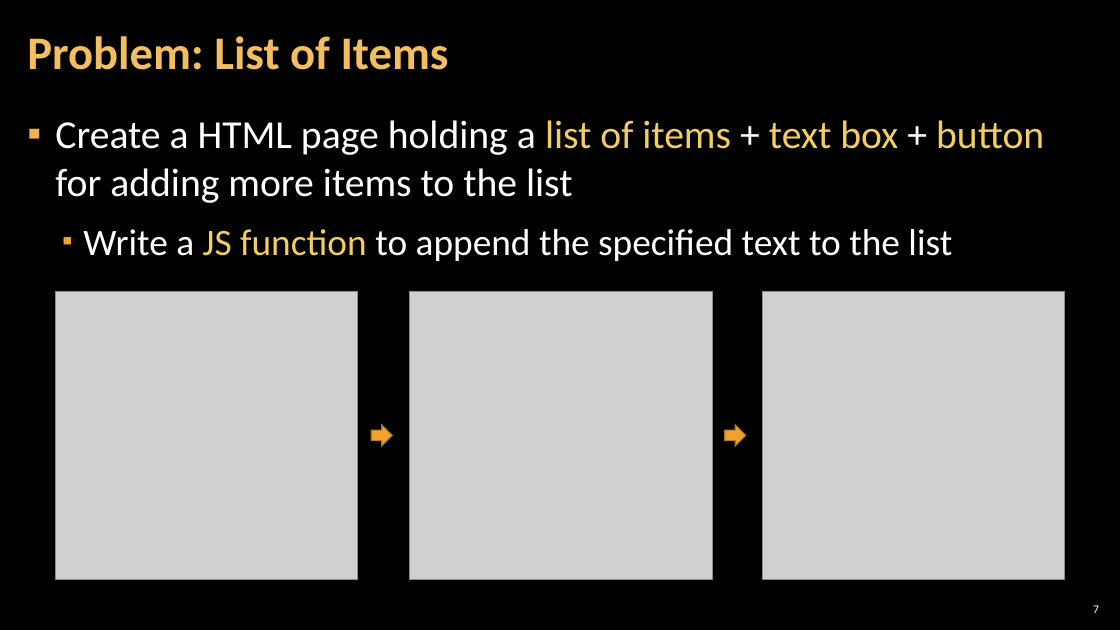
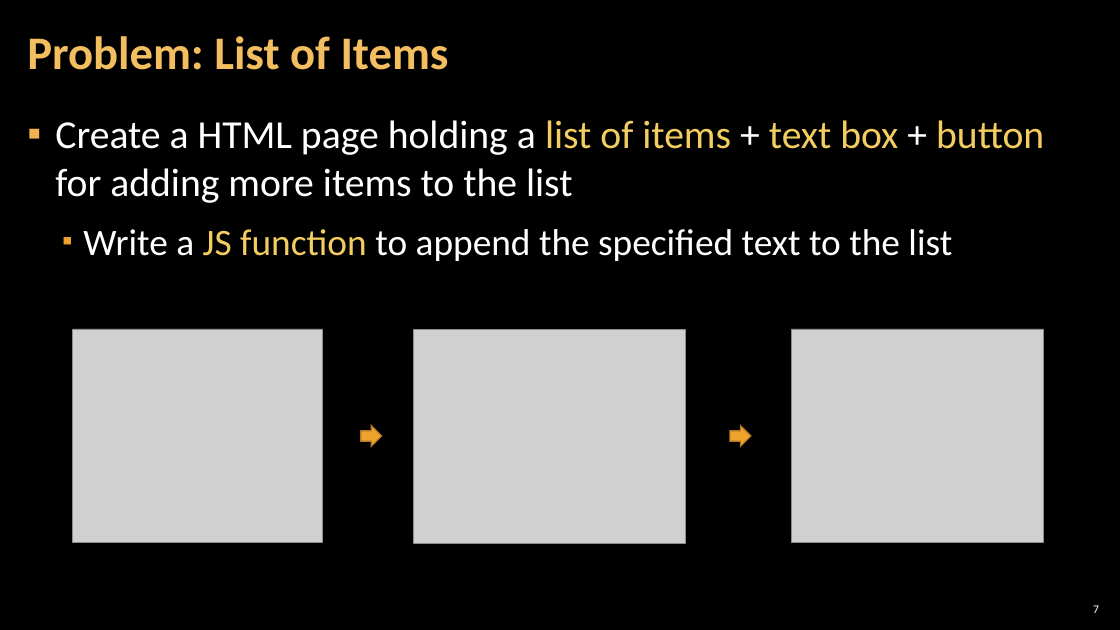
Before and after one commit to antoniaat/Front-End-Development, a slide deck: slide 7 of JavaScript_For_FrontEnd/02. JavaScript-for-Front-End-Introduction-to-DOM-and-Events/02. JavaScript-for-Front-End-Introduction-to-DOM-and-Events.pptx. Drawn at 1120x630 pixels with LibreOffice and Linux fonts; fonts in the diff are those of the drawing; grey boxes stand for pictures; background and template pictures are left out. Boxes give left, top, right and bottom in pixels: in the first picture for what was removed or moved away, otherwise in the second. Text is boxed around its words. In the diff, an @@ line names an element or a change of style, - is before the commit and + after.

```diff
--- a/JavaScript_For_FrontEnd/02. JavaScript-for-Front-End-Introduction-to-DOM-and-Events/02. JavaScript-for-Front-End-Introduction-to-DOM-and-Events.pptx
+++ b/JavaScript_For_FrontEnd/02. JavaScript-for-Front-End-Introduction-to-DOM-and-Events/02. JavaScript-for-Front-End-Introduction-to-DOM-and-Events.pptx
@@ picture: place and size @@
-picture at [55, 292, 357, 580]
+picture at [73, 329, 323, 544]
@@ picture: place and size @@
-picture at [409, 292, 712, 580]
+picture at [413, 329, 685, 544]
@@ picture: place and size @@
-picture at [763, 292, 1065, 580]
+picture at [791, 329, 1043, 544]
@@ right arrow: place and size @@
-right arrow at [371, 425, 392, 446]
+right arrow at [360, 425, 381, 446]
@@ right arrow: place and size @@
-right arrow at [725, 425, 746, 446]
+right arrow at [730, 425, 751, 446]
```
Also in this commit, not shown: 9 other slides changed.
